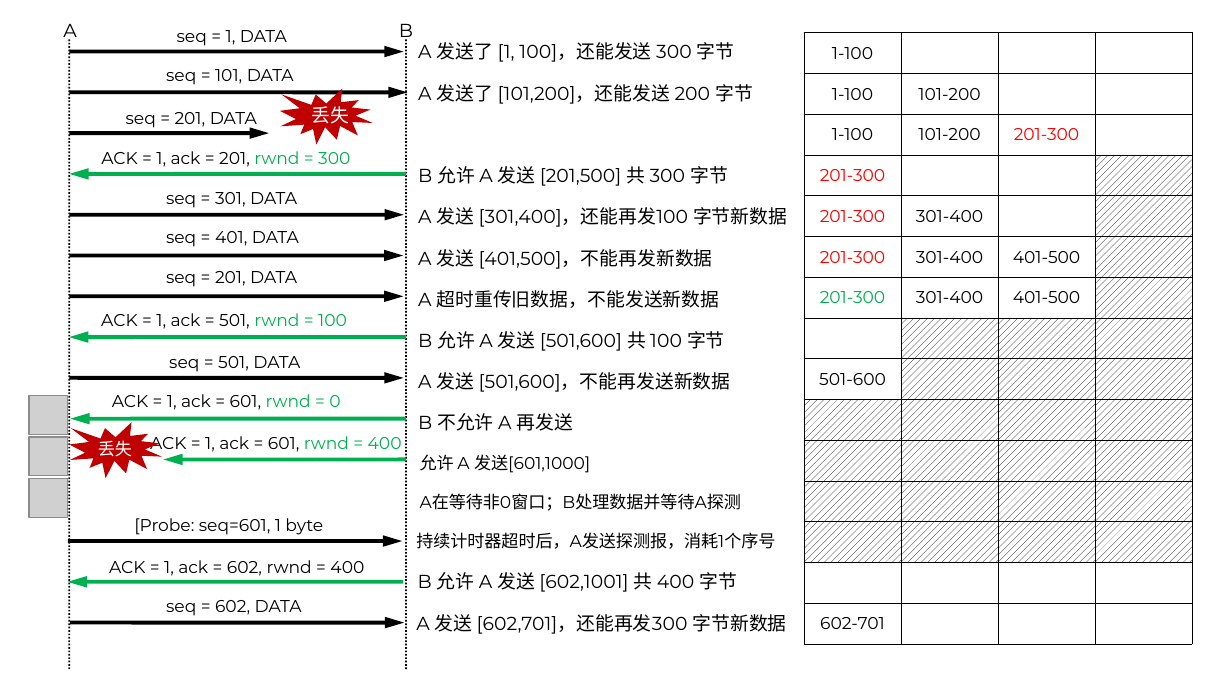
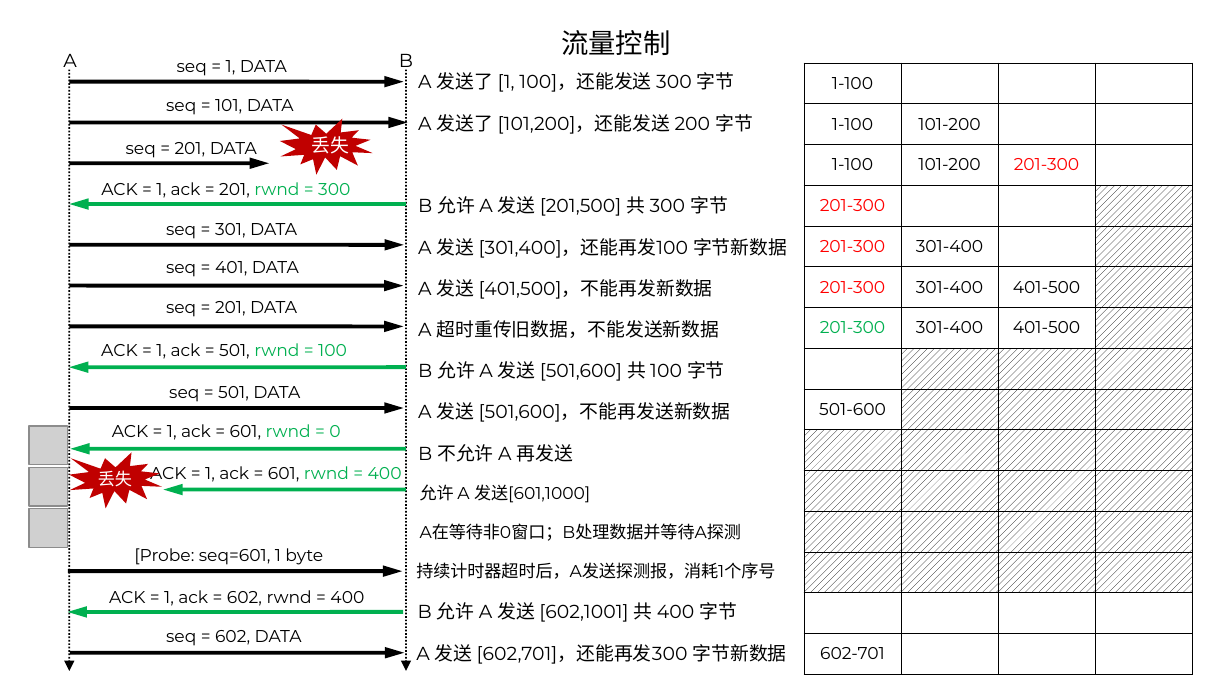
Before and after one commit to glplaman/glplaman.github.io, a slide deck: slide 130 of network/ppt/chap5.pptx (slide 128 before the commit). Drawn at 1232x693 pixels with LibreOffice and Linux fonts; fonts in the diff are those of the drawing; grey boxes stand for pictures; background and template pictures are left out. Boxes give left, top, right and bottom in pixels: in the first picture for what was removed or moved away, otherwise in the second. Text is boxed around its words. In the diff, an @@ line names an element or a change of style, - is before the commit and + after.

```diff
--- a/network/ppt/chap5.pptx
+++ b/network/ppt/chap5.pptx
@@ title added at (561, 30, 670, 56), 16 pt, text #000000 @@
+流量控制
@@ line moved from (69, 39) - (69, 670) to (69, 69) - (69, 671) @@
@@ line (69, 69) - (69, 671): line to arrow @@
@@ line moved from (407, 39) - (407, 670) to (407, 69) - (407, 671) @@
@@ line (407, 69) - (407, 671): line to arrow @@
@@ 30 texts, 14 arrows, 3 pictures, 2 irregular seals, 1 table: place and size @@
-30 texts, 14 arrows, 3 pictures, 2 irregular seals, 1 table at (30, 23, 1194, 644)
+30 texts, 14 arrows, 3 pictures, 2 irregular seals, 1 table at (30, 53, 1194, 674)
```
Also in this commit, not shown: 6 other slides changed, 4 slides added, 14 other files.
